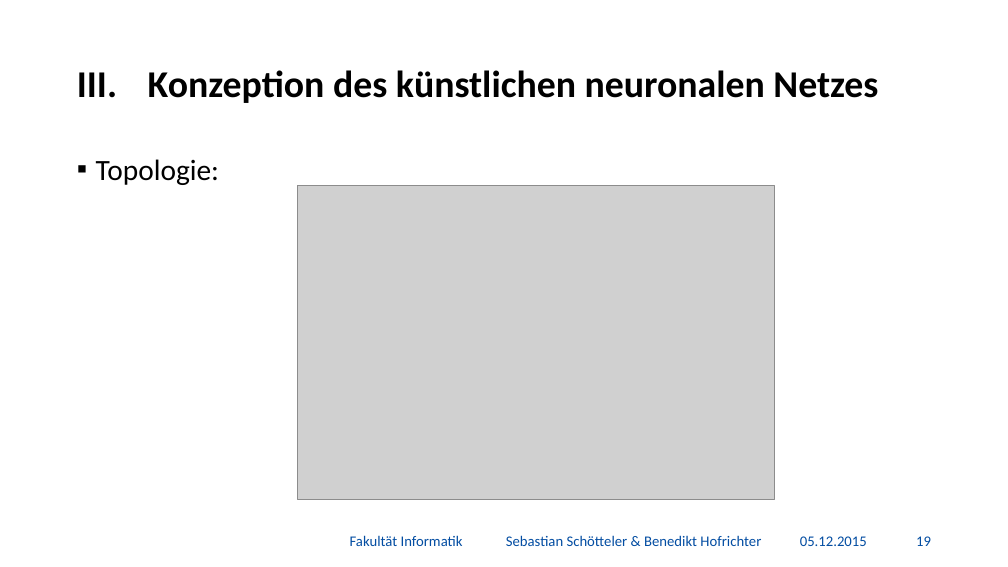
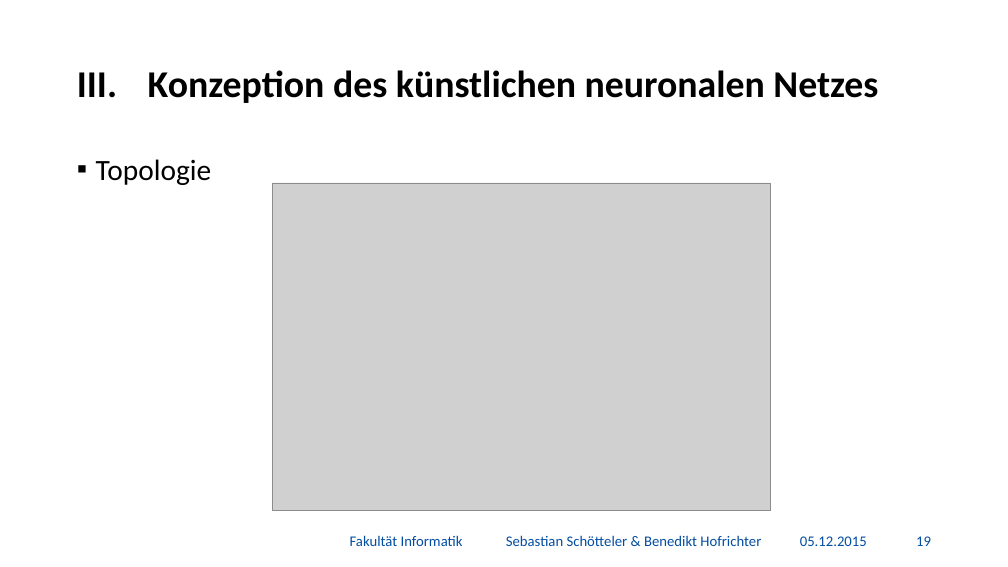
Before and after one commit to BenediktGitGit/soco15, a slide deck: slide 20 of 3b) Vortrag/Präsentation.pptx. Drawn at 1008x567 pixels with LibreOffice and Linux fonts; fonts in the diff are those of the drawing; grey boxes stand for pictures; background and template pictures are left out. Boxes give left, top, right and bottom in pixels: in the first picture for what was removed or moved away, otherwise in the second. Text is boxed around its words. In the diff, an @@ line names an element or a change of style, - is before the commit and + after.

```diff
--- a/3b) Vortrag/Präsentation.pptx
+++ b/3b) Vortrag/Präsentation.pptx
@@ text at (96,159,211,185): text changed @@
-▪ Topologie:
+▪ Topologie
@@ picture: place and size @@
-picture at (298,185,775,499)
+picture at (273,183,771,511)
```
Also in this commit, not shown: 9 other slides changed, 2 slides added.
